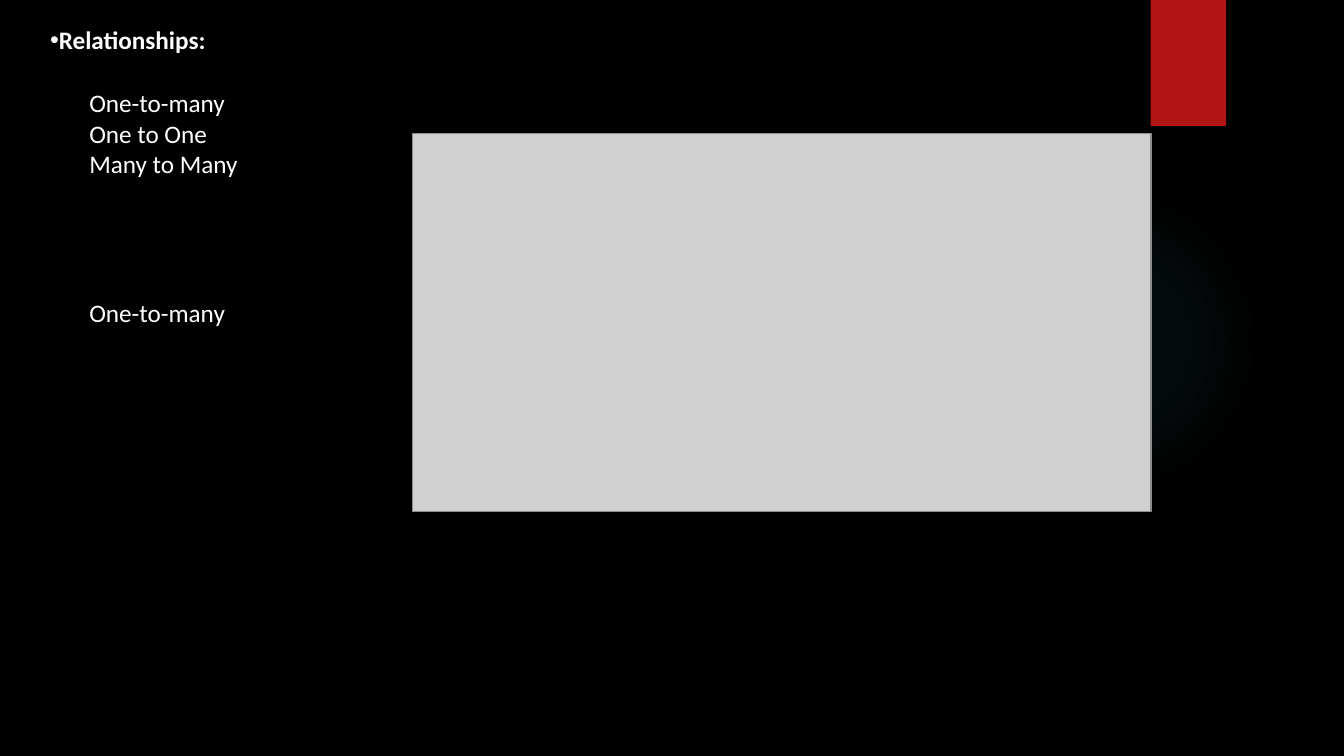
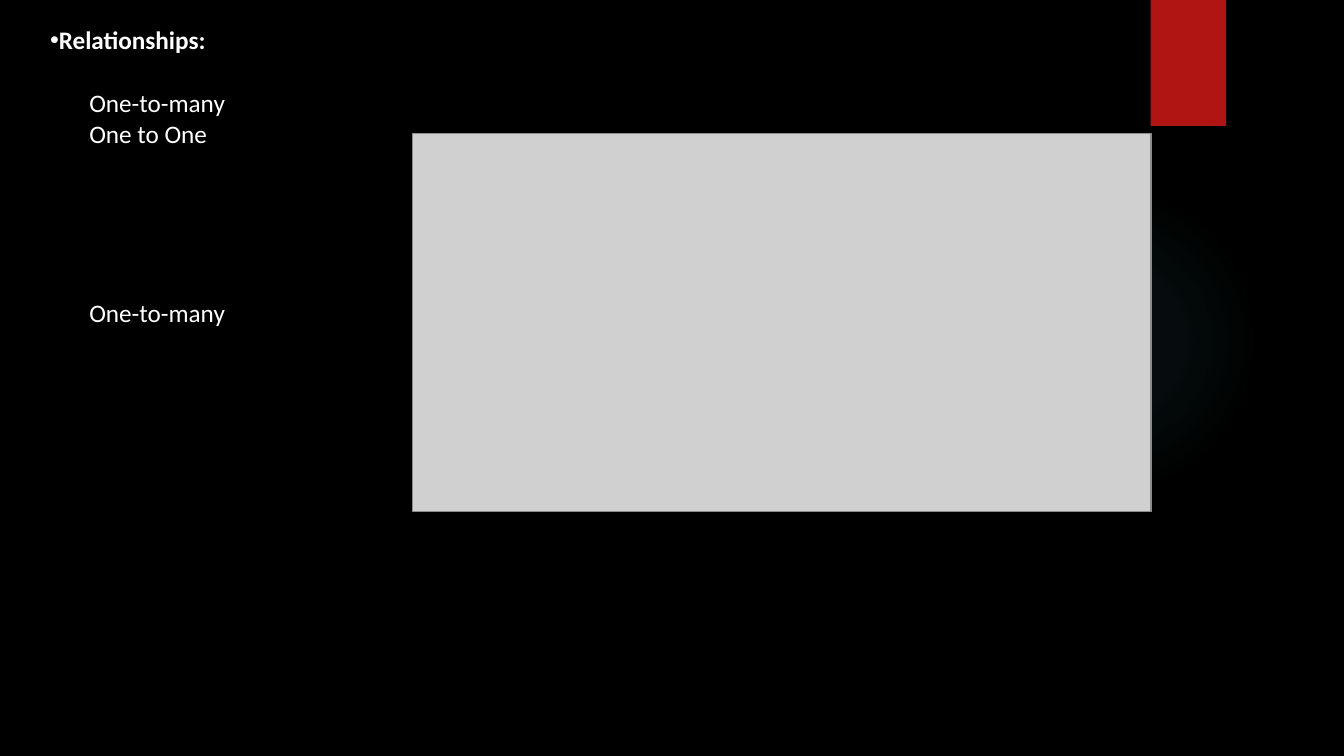
Before and after one commit to SHIVRAJSHINDE/Ethans, a slide deck: slide 1 of 17 18 20/2 Tableau/6.Data Modeling/3.Relationship/Relationship.pptx. Drawn at 1344x756 pixels with LibreOffice and Linux fonts; fonts in the diff are those of the drawing; grey boxes stand for pictures; background and template pictures are left out. Boxes give left, top, right and bottom in pixels: in the first picture for what was removed or moved away, otherwise in the second. Text is boxed around its words. In the diff, an @@ line names an element or a change of style, - is before the commit and + after.

```diff
--- a/17 18 20/2 Tableau/6.Data Modeling/3.Relationship/Relationship.pptx
+++ b/17 18 20/2 Tableau/6.Data Modeling/3.Relationship/Relationship.pptx
@@ text at <box>89,156,238,177</box>: paragraph removed @@
-Many to Many
```
Also in this commit, not shown: 20 other files.
